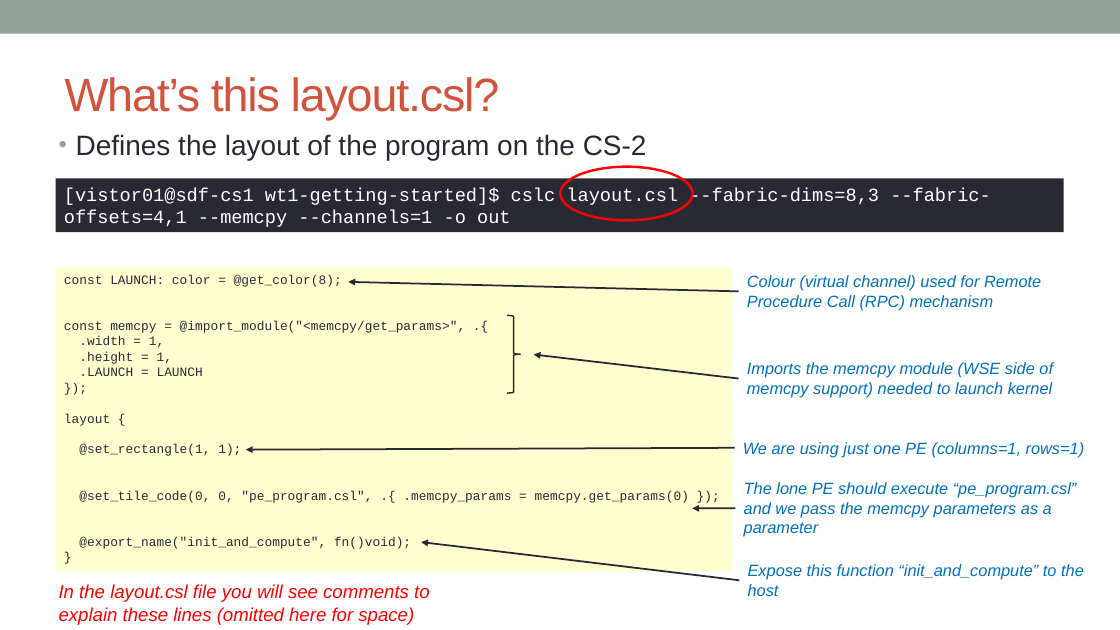
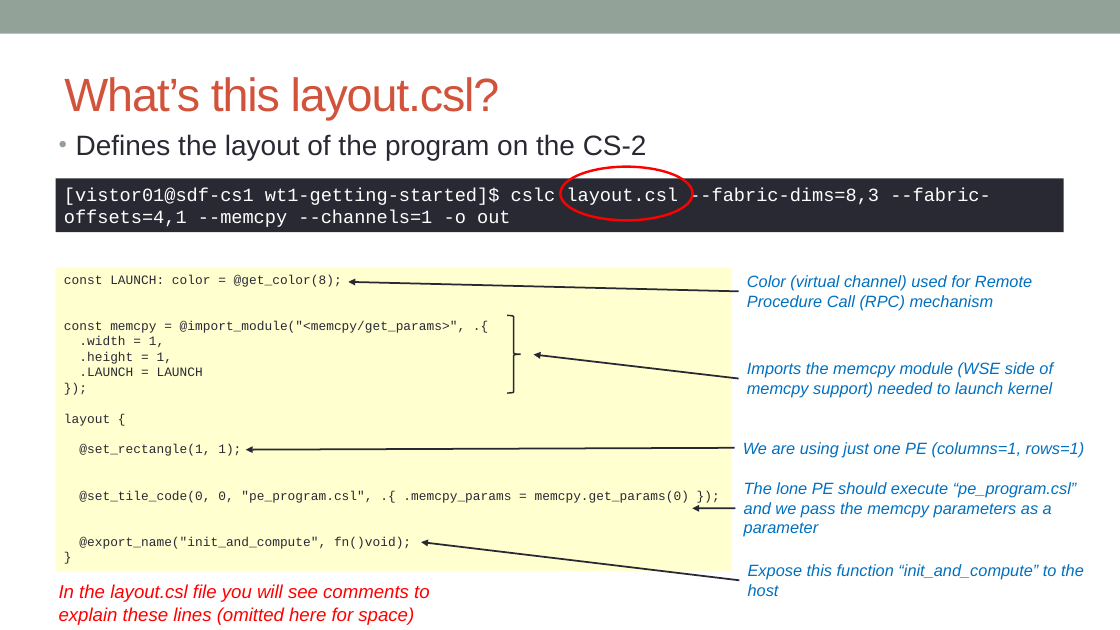
Before and after one commit to EPCCed/cs2-sdk-training, a slide deck: slide 12 of lectures/powerpoints/SDK-walkthrough-part-one.pptx. Drawn at 1120x630 pixels with LibreOffice and Linux fonts; fonts in the diff are those of the drawing. Boxes give left, top, right and bottom in pixels: in the first picture for what was removed or moved away, otherwise in the second. Text is boxed around its words. In the diff, an @@ line names an element or a change of style, - is before the commit and + after.

```diff
--- a/lectures/powerpoints/SDK-walkthrough-part-one.pptx
+++ b/lectures/powerpoints/SDK-walkthrough-part-one.pptx
@@ text at (747,275,1032,311): text changed @@
-Colour (virtual channel) used for Remote Procedure Call (RPC) mechanism
+Color (virtual channel) used for Remote Procedure Call (RPC) mechanism
```
Also in this commit, not shown: 1 other slide changed, 2 other files.
